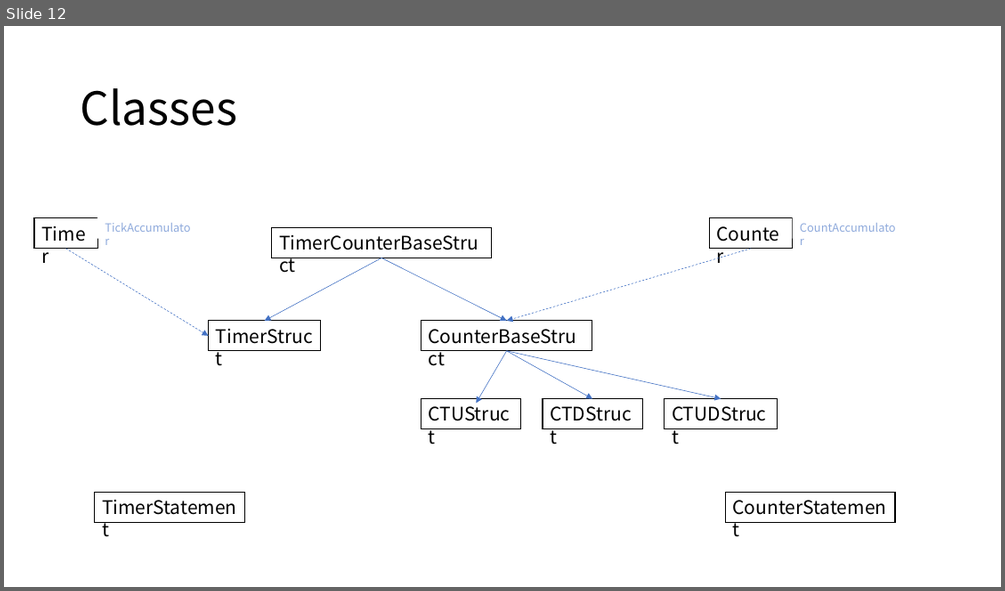
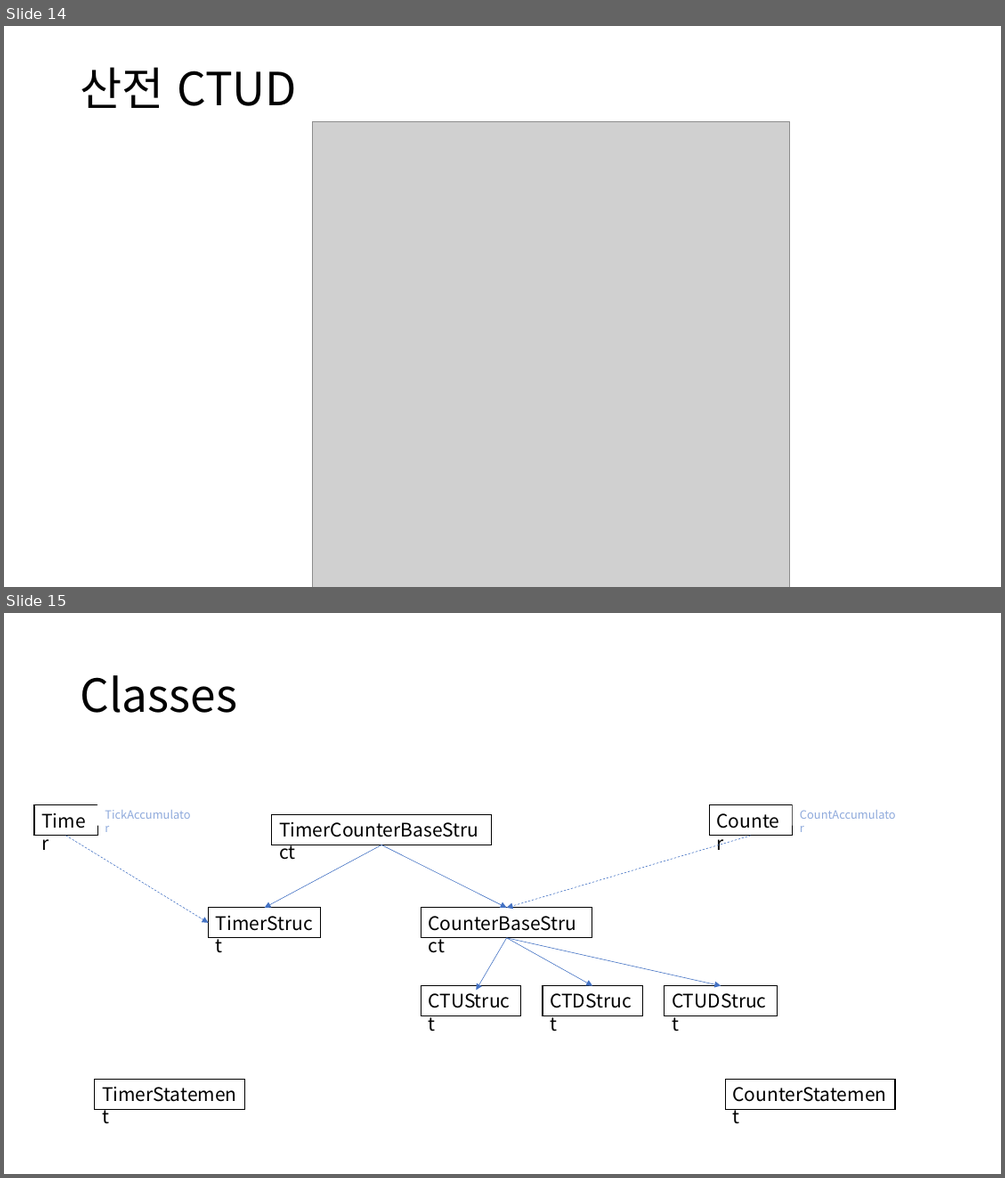
Before and after one commit to DualsoftDev/ds, a slide deck: DsDotNet/src/Engine/Engine.Core/Timer.pptx. Shown one above the other, each under a label of ours: slide 12 before the commit, slides 14 and 15 after it. The pictures are 1005x591 and 1005x1178 pixels, drawn with LibreOffice and Linux fonts; fonts in the diff are those of the drawing; grey boxes stand for pictures. Boxes give left, top, right and bottom in pixels: in the first picture for what was removed or moved away, otherwise in the second. Text is boxed around its words. In the diff, an @@ line names an element or a change of style, - is before the commit and + after.

```diff
--- a/DsDotNet/src/Engine/Engine.Core/Timer.pptx
+++ b/DsDotNet/src/Engine/Engine.Core/Timer.pptx
@@ slide 14 added at [4,26,1001,587], background #FFFFFF @@
@@ title added at [80,67,297,108], 44 pt, text #000000 @@
+산전 CTUD
@@ picture added at [313,122,790,587] @@
@@ what was slide 12 is now slide 15 @@
```
Also in this commit, not shown: 1 slide changed, 4 other slides added, 7 other files.
